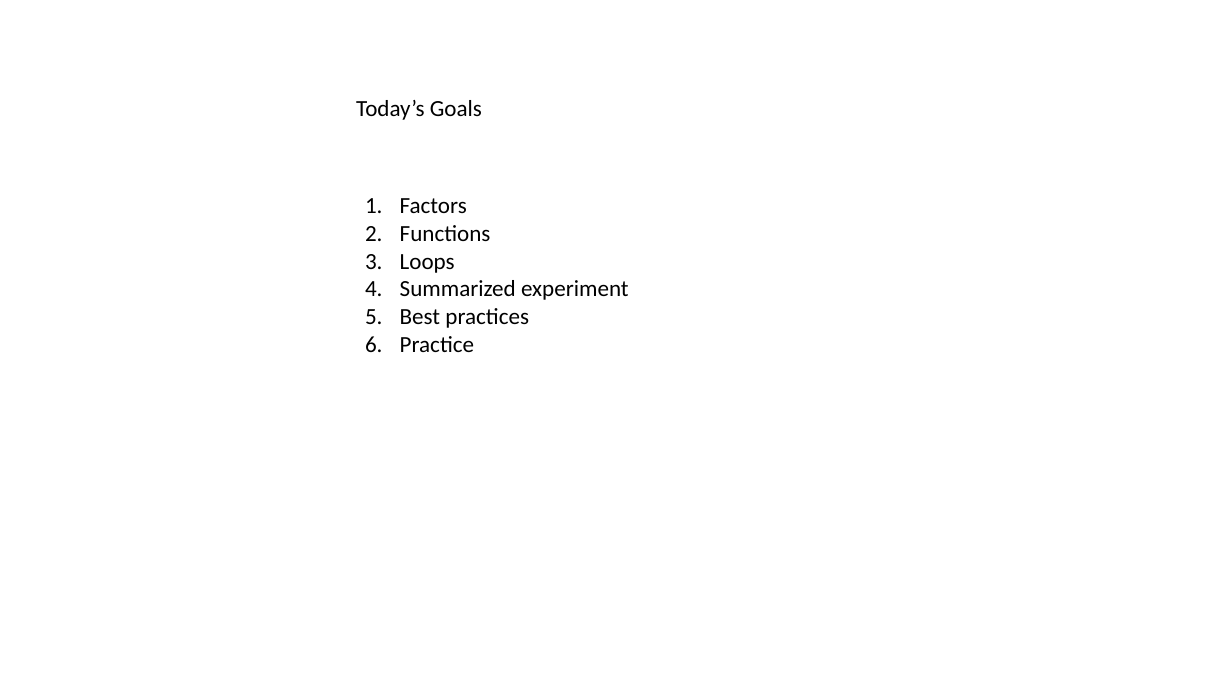
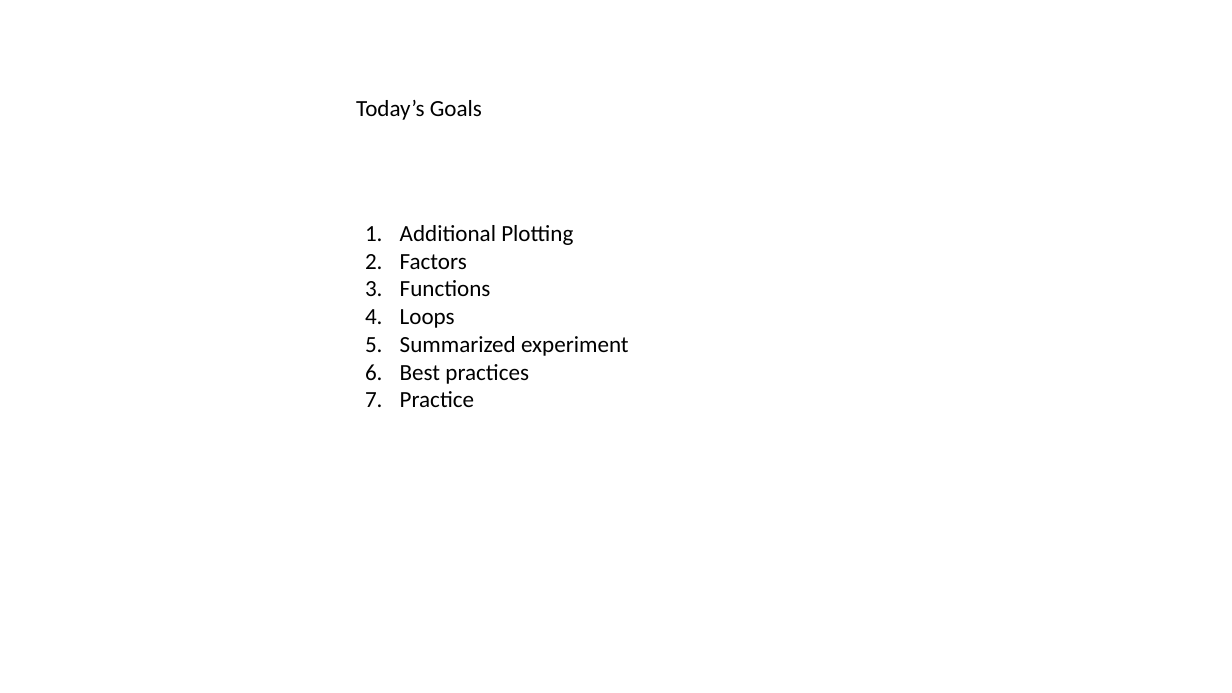
Before and after one commit to jraab/GNET749_RNAseq, a slide deck: slide 3 of lectures/2023_GNET749_Lecture3.pptx. Drawn at 1232x693 pixels with LibreOffice and Linux fonts; fonts in the diff are those of the drawing. Boxes give left, top, right and bottom in pixels: in the first picture for what was removed or moved away, otherwise in the second. Text is boxed around its words. In the diff, an @@ line names an element or a change of style, - is before the commit and + after.

```diff
--- a/lectures/2023_GNET749_Lecture3.pptx
+++ b/lectures/2023_GNET749_Lecture3.pptx
@@ text at <box>400,225,573,245</box>: paragraph added @@
+1. Additional Plotting
```
Also in this commit, not shown: 3 other slides changed, 4 slides added, 3 slides removed.
